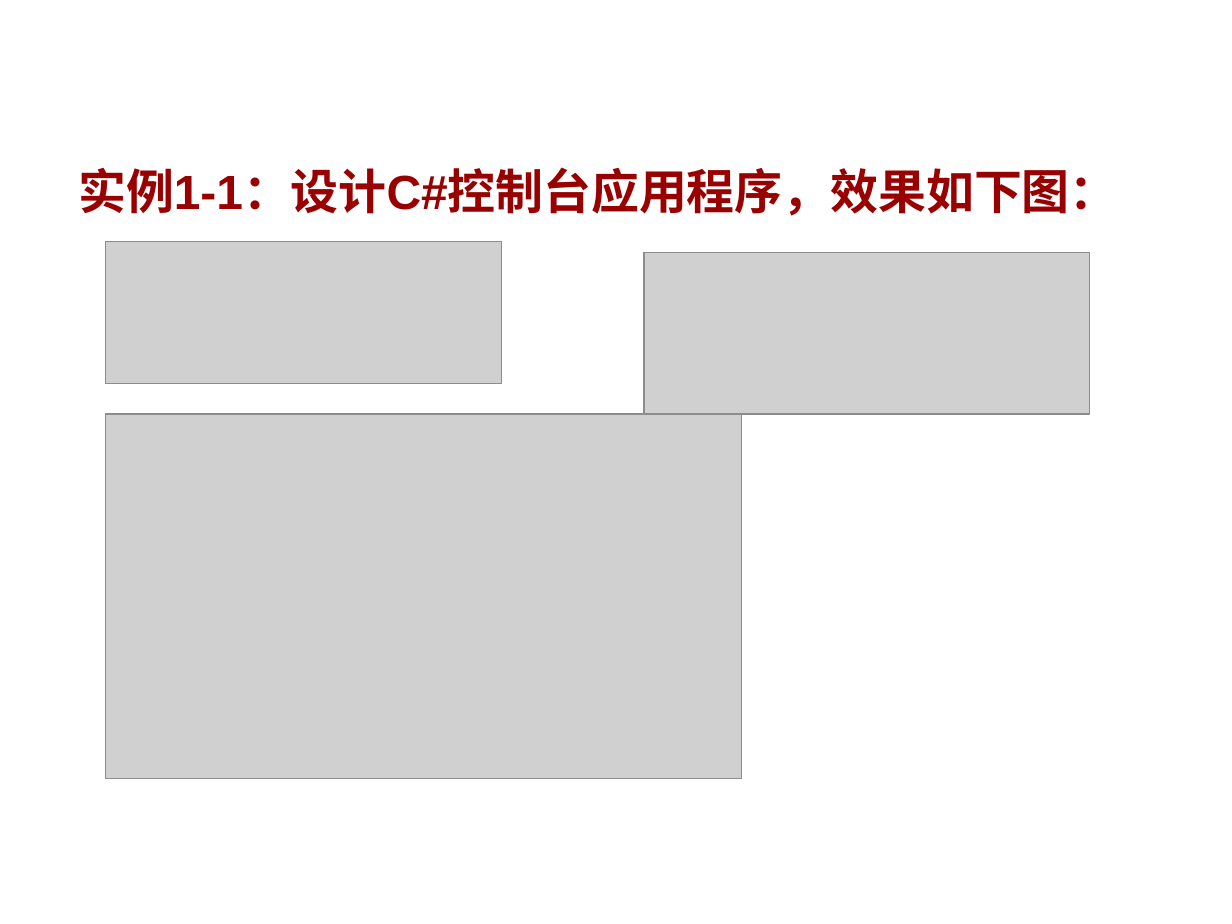
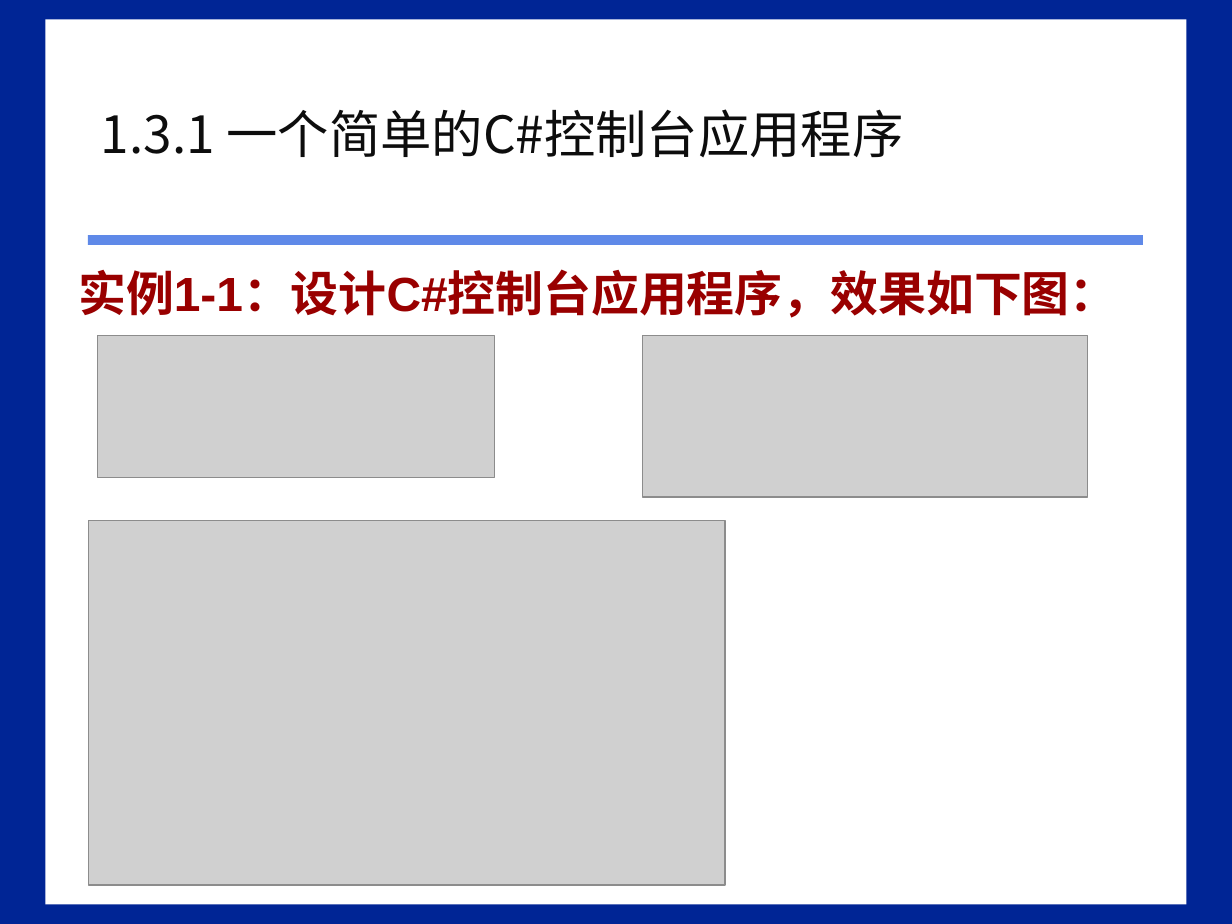
Before and after one commit to HBU/C-Sharp.net, a slide deck: slide 13 of PPT/00第一章.ppt. Drawn at 1232x924 pixels with LibreOffice and Linux fonts; fonts in the diff are those of the drawing; grey boxes stand for pictures; background and template pictures are left out. Boxes give left, top, right and bottom in pixels: in the first picture for what was removed or moved away, otherwise in the second. Text is boxed around its words. In the diff, an @@ line names an element or a change of style, - is before the commit and + after.

```diff
--- a/PPT/00第一章.ppt
+++ b/PPT/00第一章.ppt
@@ background picture (left out) to #002595 @@
@@ rectangle added at bbox=[46, 20, 1186, 904], fill #FFFFFF @@
@@ title "1.3.1 一个简单的C#控制台应用程序": place and size @@
-title "1.3.1 一个简单的C#控制台应用程序" at bbox=[85, 0, 1148, 123]
+title "1.3.1 一个简单的C#控制台应用程序" at bbox=[101, 109, 903, 157]
@@ title "1.3.1 一个简单的C#控制台应用程序" at bbox=[101, 109, 903, 157]: size 36 to 30 pt, font Arial to Noto Sans CJK SC, text colour #FFFFFF to #0D0D0D @@
@@ rectangle added at bbox=[87, 235, 1142, 245], fill #5F89E8 @@
@@ text "实例1-1：设计C#控制台应用程序，效果如下图：": place and size @@
-text "实例1-1：设计C#控制台应用程序，效果如下图：" at bbox=[78, 167, 1117, 216]
+text "实例1-1：设计C#控制台应用程序，效果如下图：" at bbox=[78, 269, 1117, 318]
@@ picture: place and size @@
-picture at bbox=[105, 241, 501, 384]
+picture at bbox=[97, 335, 494, 478]
@@ picture: place and size @@
-picture at bbox=[644, 253, 1089, 414]
+picture at bbox=[642, 335, 1087, 496]
@@ picture: place and size @@
-picture at bbox=[105, 414, 742, 779]
+picture at bbox=[89, 521, 726, 886]
```
Also in this commit, not shown: 19 other slides changed, 1 other file.
